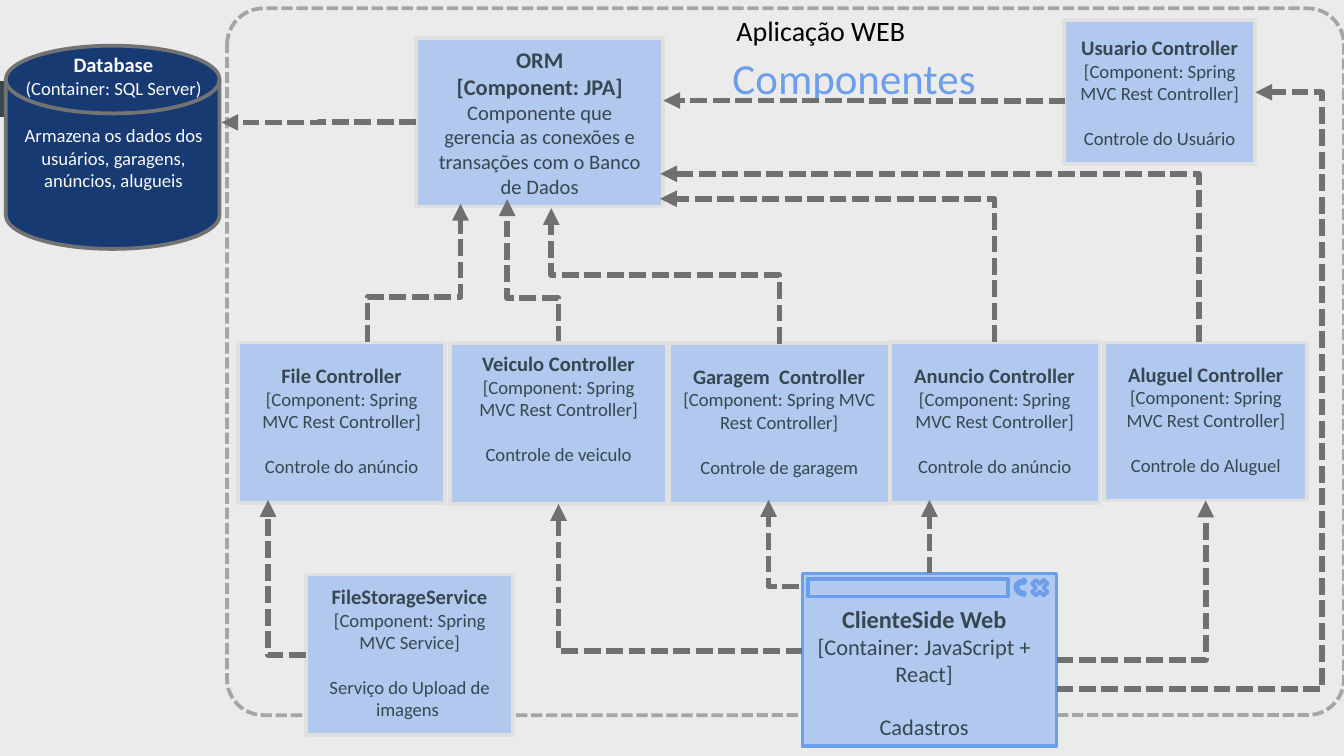
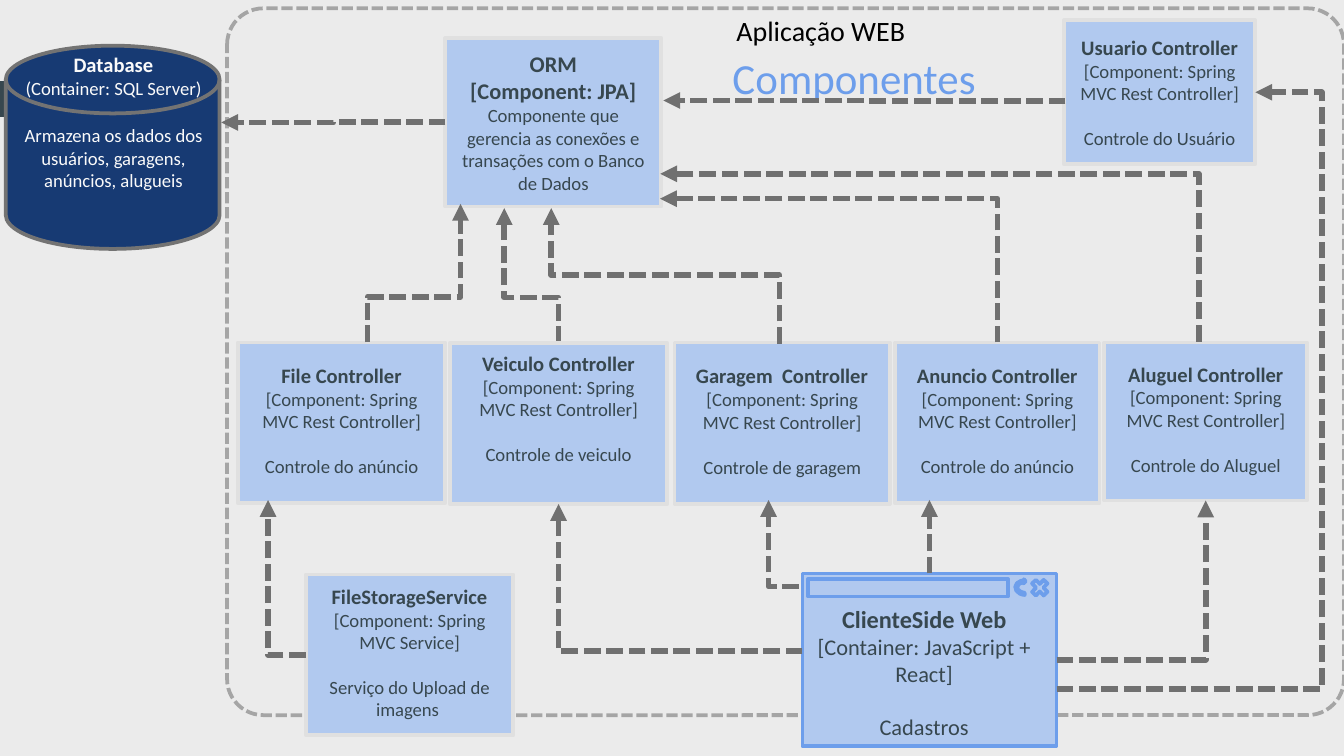
Before and after one commit to BandTec/uRent, a slide deck: slide 1 of documentacao/ArquiteturaDeSolucao/Diagrama_de_Componente_vFinal.pptx. Drawn at 1344x756 pixels with LibreOffice and Linux fonts; fonts in the diff are those of the drawing. Boxes give left, top, right and bottom in pixels: in the first picture for what was removed or moved away, otherwise in the second. Text is boxed around its words. In the diff, an @@ line names an element or a change of style, - is before the commit and + after.

Commit message:
Diagrama de componentes versão final (atualizado)

```diff
--- a/documentacao/ArquiteturaDeSolucao/Diagrama_de_Componente_vFinal.pptx
+++ b/documentacao/ArquiteturaDeSolucao/Diagrama_de_Componente_vFinal.pptx
@@ rectangle "ORM": place and size @@
-rectangle "ORM" at (417, 38, 664, 207)
+rectangle "ORM" at (445, 38, 661, 207)
@@ text in rectangle at (462, 110, 644, 190): size 11 to 10 pt in "Componente que gerencia as conexões e transações ..." @@
@@ elbow arrow moved from (417, 122) - (222, 122) to (445, 122) - (222, 122) @@
@@ elbow arrow moved from (559, 343) - (507, 199) to (559, 343) - (504, 208) @@
@@ elbow arrow (997, 343) - (660, 199): route changed @@
@@ rectangle "Garagem Controller": place and size @@
-rectangle "Garagem Controller" at (669, 343, 890, 504)
+rectangle "Garagem Controller" at (675, 343, 890, 504)
@@ rectangle "Anuncio Controller": place and size @@
-rectangle "Anuncio Controller" at (890, 343, 1099, 504)
+rectangle "Anuncio Controller" at (895, 343, 1099, 504)
```
